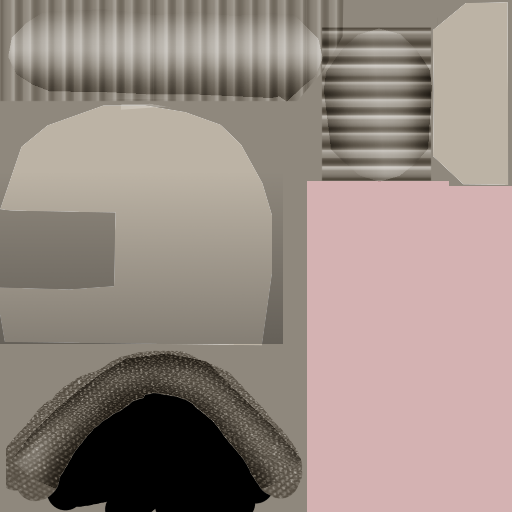
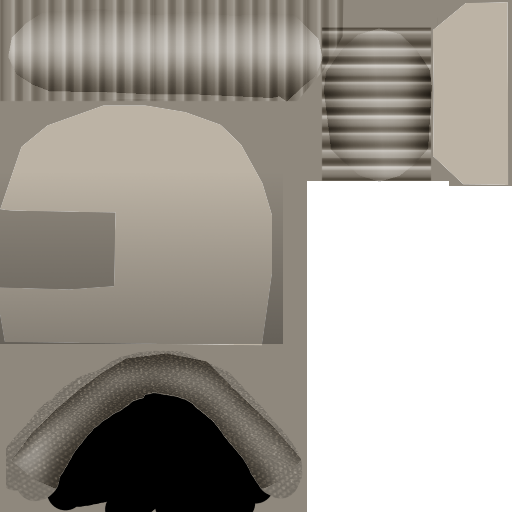
Two versions of the same layered image (w=512, h=512). Layer-by-layer changes:
added layer "shader copy" (soft light) above "shader" over [120, 103, 432, 182]
painted on "shader" over [120, 103, 432, 182]
"leather1 copy": opacity 100% → 22%, blend soft light → hard light over [6, 350, 303, 502]
hid "visor" over [6, 103, 512, 512]
